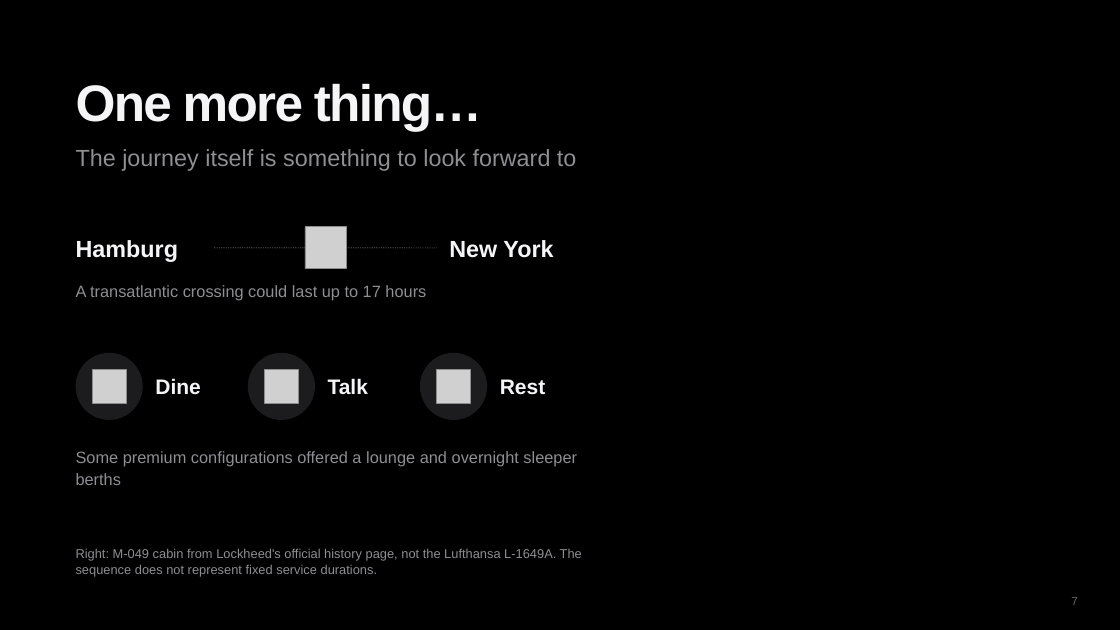
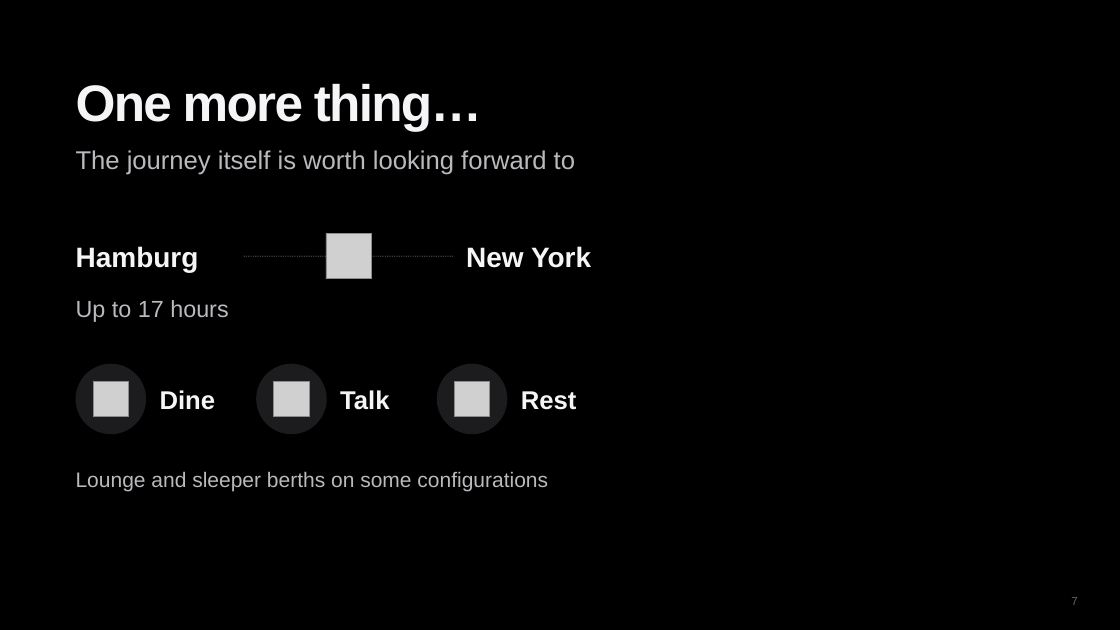
Before and after one commit to diuneilomochaufahai/claude, a slide deck: slide 7 of Constellation_Visual_Pitch_EN.pptx. Drawn at 1120x630 pixels with LibreOffice and Linux fonts; fonts in the diff are those of the drawing; grey boxes stand for pictures; background and template pictures are left out. Boxes give left, top, right and bottom in pixels: in the first picture for what was removed or moved away, otherwise in the second. Text is boxed around its words. In the diff, an @@ line names an element or a change of style, - is before the commit and + after.

```diff
--- a/Constellation_Visual_Pitch_EN.pptx
+++ b/Constellation_Visual_Pitch_EN.pptx
@@ text at <box>76,150,575,175</box>: text changed; size 20 to 22 pt; text colour #8E8E93 to #B9B9BE @@
-The journey itself is something to look forward to
+The journey itself is worth looking forward to
@@ text "Hamburg" at <box>76,246,199,272</box>: size 20 to 24 pt @@
@@ picture: place and size @@
-picture at <box>305,227,347,269</box>
+picture at <box>326,234,371,279</box>
@@ text "New York" at <box>466,246,591,268</box>: size 20 to 24 pt @@
@@ text "New York": place and size @@
-text "New York" at <box>449,240,553,258</box>
+text "New York" at <box>466,246,591,268</box>
@@ line moved from (214, 248) - (437, 248) to (244, 256) - (454, 256) @@
@@ text at <box>76,300,228,322</box>: text changed; size 14 to 20 pt; text colour #8E8E93 to #B9B9BE @@
-A transatlantic crossing could last up to 17 hours
+Up to 17 hours
@@ ellipse: place and size @@
-ellipse at <box>76,353,143,420</box>
+ellipse at <box>76,364,146,434</box>
@@ picture: place and size @@
-picture at <box>92,370,126,403</box>
+picture at <box>93,381,129,417</box>
@@ text "Dine": place and size @@
-text "Dine" at <box>155,378,200,394</box>
+text "Dine" at <box>160,390,215,410</box>
@@ ellipse: place and size @@
-ellipse at <box>248,353,315,420</box>
+ellipse at <box>256,364,327,434</box>
@@ picture: place and size @@
-picture at <box>265,370,298,403</box>
+picture at <box>274,381,309,417</box>
@@ text "Talk": place and size @@
-text "Talk" at <box>328,378,368,394</box>
+text "Talk" at <box>340,390,389,410</box>
@@ ellipse: place and size @@
-ellipse at <box>420,353,487,420</box>
+ellipse at <box>437,364,507,434</box>
@@ picture: place and size @@
-picture at <box>437,370,471,403</box>
+picture at <box>455,381,490,417</box>
@@ size 18 to 22 pt in 3 elements at <box>160,390,215,410</box>, <box>340,390,389,410</box>, <box>521,391,577,410</box> @@
@@ text "Rest": place and size @@
-text "Rest" at <box>500,379,545,395</box>
+text "Rest" at <box>521,391,577,410</box>
@@ text at <box>76,471,548,491</box>: text changed; size 14 to 18 pt; text colour #8E8E93 to #B9B9BE @@
-Some premium configurations offered a lounge and overnight sleeper berths
+Lounge and sleeper berths on some configurations
@@ text removed at <box>76,548,582,577</box> @@
-Right: M-049 cabin from Lockheed's official history page, not the Lufthansa L-1649A. The sequence does not represent fixed service durations.
```
Also in this commit, not shown: 17 other slides changed, 1 other file.
